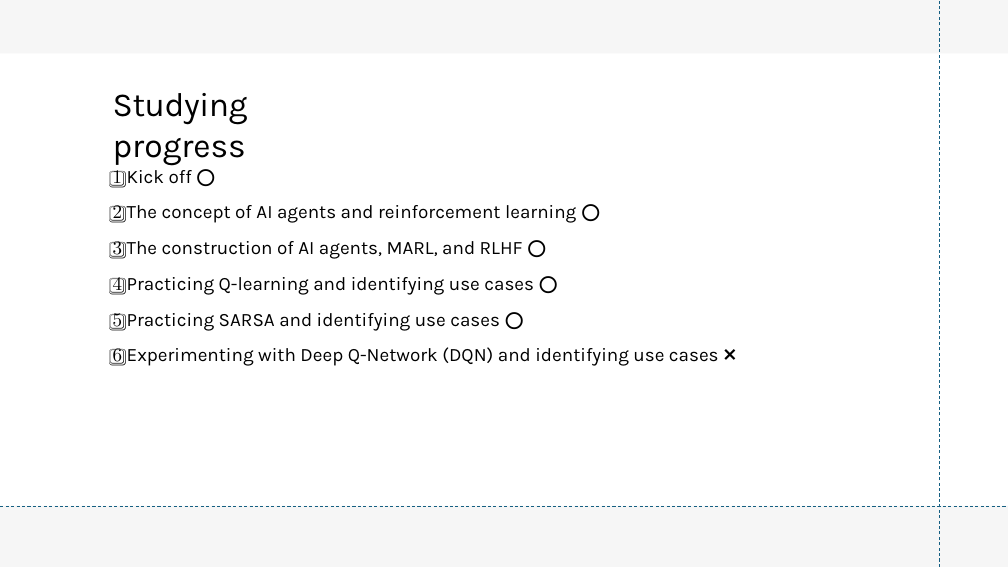
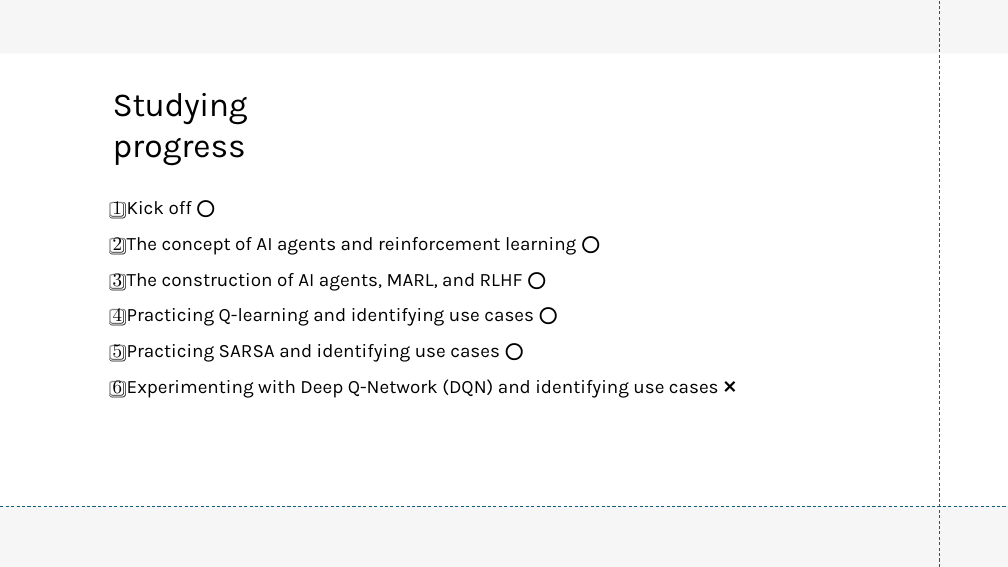
Before and after one commit to ukde-kr/planning, a slide deck: slide 4 of basic-reinforcement-learning/presentation/presentation.pptx. Drawn at 1008x567 pixels with LibreOffice and Linux fonts; fonts in the diff are those of the drawing. Boxes give left, top, right and bottom in pixels: in the first picture for what was removed or moved away, otherwise in the second. Text is boxed around its words. In the diff, an @@ line names an element or a change of style, - is before the commit and + after.

```diff
--- a/basic-reinforcement-learning/presentation/presentation.pptx
+++ b/basic-reinforcement-learning/presentation/presentation.pptx
@@ text "1️⃣ Kick off ⭕️": place and size @@
-text "1️⃣ Kick off ⭕️" at bbox=[113, 170, 719, 366]
+text "1️⃣ Kick off ⭕️" at bbox=[113, 201, 719, 398]
```
Also in this commit, not shown: 1 other slide changed, 4 other files.
